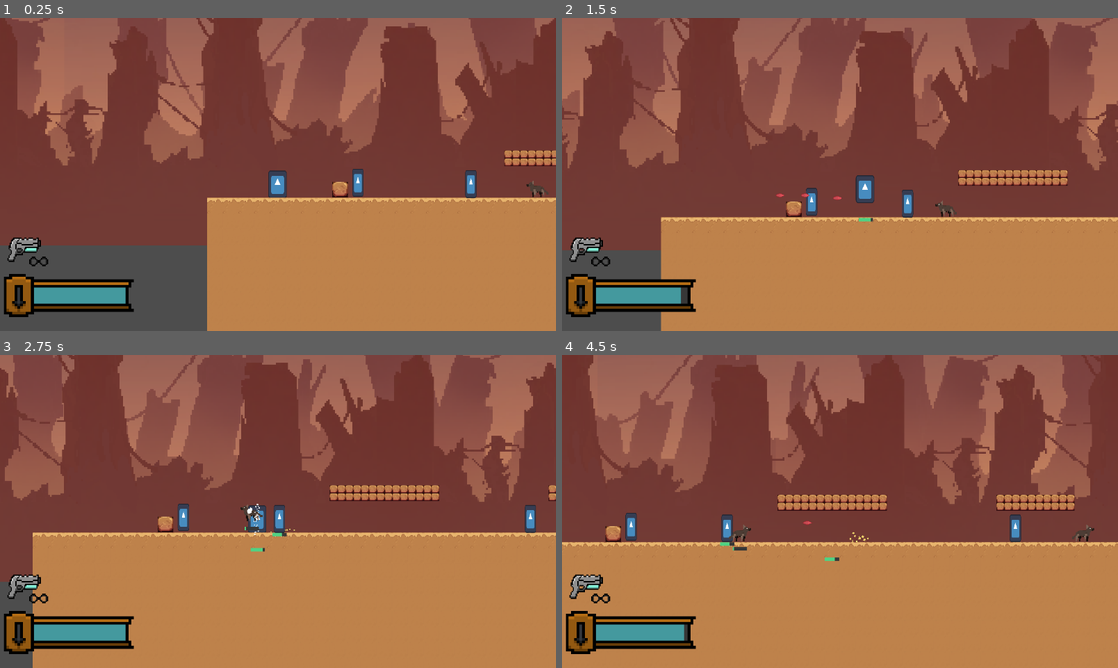
Above: before the commit, frames 1-4 (two rows, left to right).
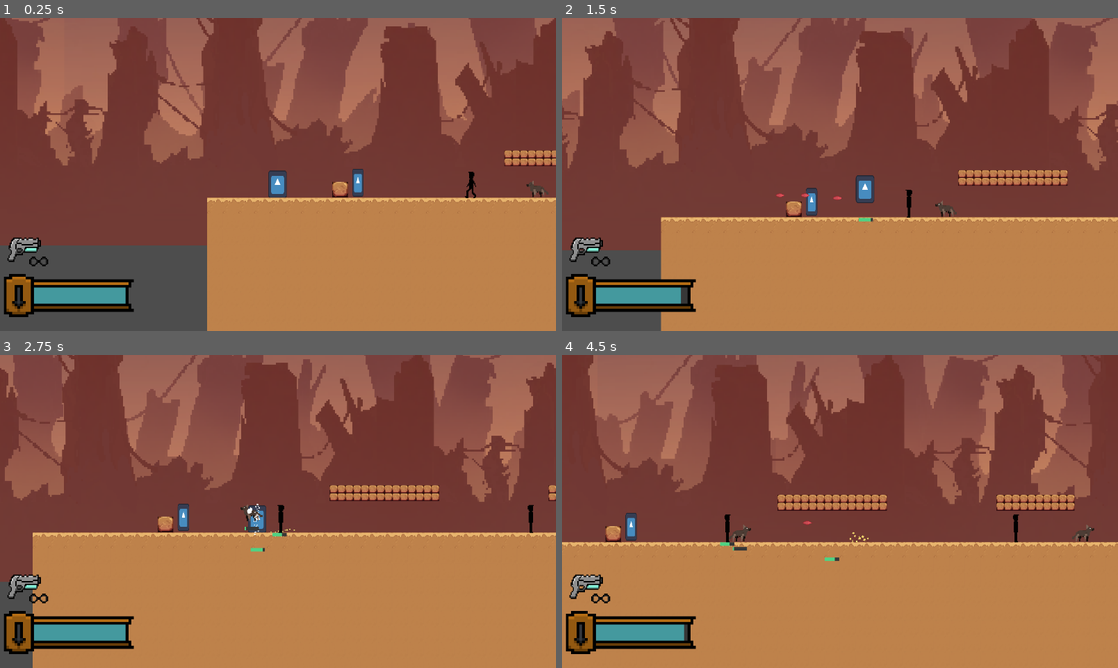
Above: after the commit, the same moments.

Repository: dzfrias/gladiator
Game: Godot game, scene res://scenes/level_playtest.tscn
Same seed, same stepped clock (60 frames per second), same inputs: the game is played once before the commit and once after it. This scene is started directly instead of the project's main scene. The engine's default icon, where the game draws it, is replaced by a stand-in: a white triangle on a blue panel in a dark square. Sound files missing from this copy of the repository are replaced by a short silence.
Inputs (mouse positions are in pixels of both pictures, inside the frame that each line leads up to):
- Up to frame 1 (0.25 s): no input
- Up to frame 2 (1.5 s): move the mouse to (962, 158) at 0.52 s; hold S (burrow) 0.53-1.28 s; hold D (right) from 0.53 s (still down); tap Space (jump) at 0.77, 1.07 s; move the mouse to (728, 190) at 1.27 s; tap Shift (fallthrough) at 1.35 s
- Up to frame 3 (2.75 s): tap Space (jump) at 1.52, 1.82 s; move the mouse to (333, 442) at 2.02 s; release D (right) at 2.03 s; press the mouse at (333, 442) at 2.03 s; hold A (left) from 2.03 s (still down)
- Up to frame 4 (4.5 s): move the mouse to (812, 574) at 2.77 s; release A (left) at 2.78 s; release the mouse at (812, 574) at 2.78 s; hold D (right) 2.78-4.28 s; tap I (interact) at 2.85 s; tap Space (jump) at 3.02, 3.32, 3.77, 4.07 s; move the mouse to (1006, 558) at 3.52 s; hold Q (toggle_alt) 3.53-4.28 s; move the mouse to (673, 464) at 4.27 s; hold A (left) from 4.28 s (still down); tap S (burrow) at 4.35 s

The runs differ from the first frame. In frame 1, 0.2% of the frame differs, in the area x 83-86%, y 48-58%; in frame 2, 0.2%; in frame 3, 0.4%; in frame 4, 0.4%, in the area x 28-83%, y 50-60%.

Commit message:
add animations to ranged enemy

Diff:
--- a/scenes/shooter.tscn
+++ b/scenes/shooter.tscn
@@ -1,15 +1,99 @@
-[gd_scene load_steps=15 format=3 uid="uid://b8sfq85fv1ul4"]
+[gd_scene load_steps=28 format=3 uid="uid://b8sfq85fv1ul4"]
 
 [ext_resource type="Script" path="res://scripts/enemies/shooter.gd" id="1_a5ml5"]
 [ext_resource type="PackedScene" uid="uid://b1ft1sjche2hl" path="res://scenes/shooter_projectile.tscn" id="2_5g1nj"]
-[ext_resource type="Texture2D" uid="uid://dccns2r7l5dx3" path="res://assets/icon.svg" id="2_y4oe8"]
 [ext_resource type="Script" path="res://scripts/health.gd" id="3_arjap"]
+[ext_resource type="Texture2D" uid="uid://xjtn8nlrk00x" path="res://assets/Art/enemy_walk_spritesheet.png" id="3_of8la"]
 [ext_resource type="PackedScene" uid="uid://ch01mb13w86qc" path="res://scenes/particles/impact_particles.tscn" id="3_qpshq"]
+[ext_resource type="Texture2D" uid="uid://dtqibqr63q0r2" path="res://assets/Art/shooter_idle.png" id="3_voear"]
+[ext_resource type="Texture2D" uid="uid://pg03u11dtteq" path="res://assets/Art/shooter_attacking_spritesheet.png" id="3_x6enn"]
+[ext_resource type="Script" path="res://scripts/enemies/shooter_animations.gd" id="5_cynpy"]
 [ext_resource type="Script" path="res://scripts/player/weapon.gd" id="5_rapbo"]
 [ext_resource type="Script" path="res://scripts/direction.gd" id="5_x6nd1"]
 [ext_resource type="Resource" uid="uid://cm6ckunk22kfc" path="res://resources/shooter.tres" id="6_cglso"]
 [ext_resource type="Script" path="res://scripts/ui/health_bar_creator.gd" id="9_iylj5"]
 [ext_resource type="Script" path="res://scripts/platform_detection.gd" id="10_0f2bf"]
+
+[sub_resource type="AtlasTexture" id="AtlasTexture_perck"]
+atlas = ExtResource("3_voear")
+region = Rect2(0, 0, 32, 32)
+
+[sub_resource type="AtlasTexture" id="AtlasTexture_cvcl7"]
+atlas = ExtResource("3_x6enn")
+region = Rect2(0, 0, 32, 32)
+
+[sub_resource type="AtlasTexture" id="AtlasTexture_ve4ly"]
+atlas = ExtResource("3_x6enn")
+region = Rect2(32, 0, 32, 32)
+
+[sub_resource type="AtlasTexture" id="AtlasTexture_d7dd3"]
+atlas = ExtResource("3_of8la")
+region = Rect2(0, 0, 32, 32)
+
+[sub_resource type="AtlasTexture" id="AtlasTexture_x4gqw"]
+atlas = ExtResource("3_of8la")
+region = Rect2(32, 0, 32, 32)
+
+[sub_resource type="AtlasTexture" id="AtlasTexture_b12kn"]
+atlas = ExtResource("3_of8la")
+region = Rect2(64, 0, 32, 32)
+
+[sub_resource type="AtlasTexture" id="AtlasTexture_470ng"]
+atlas = ExtResource("3_of8la")
+region = Rect2(96, 0, 32, 32)
+
+[sub_resource type="AtlasTexture" id="AtlasTexture_r21po"]
+atlas = ExtResource("3_of8la")
+region = Rect2(128, 0, 32, 32)
+
+[sub_resource type="AtlasTexture" id="AtlasTexture_w5gha"]
+atlas = ExtResource("3_of8la")
+region = Rect2(160, 0, 32, 32)
+
+[sub_resource type="SpriteFrames" id="SpriteFrames_62hpk"]
+animations = [{
+"frames": [{
+"duration": 1.0,
+"texture": SubResource("AtlasTexture_perck")
+}],
+"loop": true,
+"name": &"idle",
+"speed": 5.0
+}, {
+"frames": [{
+"duration": 1.0,
+"texture": SubResource("AtlasTexture_cvcl7")
+}, {
+"duration": 1.0,
+"texture": SubResource("AtlasTexture_ve4ly")
+}],
+"loop": true,
+"name": &"shoot",
+"speed": 5.0
+}, {
+"frames": [{
+"duration": 1.0,
+"texture": SubResource("AtlasTexture_d7dd3")
+}, {
+"duration": 1.0,
+"texture": SubResource("AtlasTexture_x4gqw")
+}, {
+"duration": 1.0,
+"texture": SubResource("AtlasTexture_b12kn")
+}, {
+"duration": 1.0,
+"texture": SubResource("AtlasTexture_470ng")
+}, {
+"duration": 1.0,
+"texture": SubResource("AtlasTexture_r21po")
+}, {
+"duration": 1.0,
+"texture": SubResource("AtlasTexture_w5gha")
+}],
+"loop": true,
+"name": &"walk",
+"speed": 4.0
+}]
 
 [sub_resource type="RectangleShape2D" id="RectangleShape2D_d8kds"]
 size = Vector2(24, 62)
@@ -34,14 +118,17 @@
 jump_follow_cooldown = 1.0
 impact_particle_prefab = ExtResource("3_qpshq")
 
+[node name="AnimatedSprite2D" type="AnimatedSprite2D" parent="." node_paths=PackedStringArray("shooter")]
+position = Vector2(2, 0)
+scale = Vector2(2.0625, 2.0625)
+sprite_frames = SubResource("SpriteFrames_62hpk")
+animation = &"idle"
+script = ExtResource("5_cynpy")
+shooter = NodePath("..")
+
 [node name="CollisionShape2D" type="CollisionShape2D" parent="."]
 position = Vector2(-0.00800037, 1)
 shape = SubResource("RectangleShape2D_d8kds")
-
-[node name="Sprite2D" type="Sprite2D" parent="."]
-position = Vector2(-0.00800037, 1)
-scale = Vector2(0.203, 0.499)
-texture = ExtResource("2_y4oe8")
 
 [node name="DetectionZone" type="Area2D" parent="."]
 visible = false
--- a/scripts/enemies/shooter.gd
+++ b/scripts/enemies/shooter.gd
@@ -4,9 +4,11 @@
 
 func _attack() -> void:
 	_state = State.ATTACKING
+	on_state_changed.emit(_state)
 	while $Weapon.ammo > 0:
 		await $Weapon.fire($Direction)
 	_state = State.TRACKING
+	on_state_changed.emit(_state)
 	await $Weapon.reload()
 
 func _can_attack() -> bool:
--- /dev/null
+++ b/scripts/enemies/shooter_animations.gd
@@ -0,0 +1,26 @@
+extends AnimatedSprite2D
+
+@export var shooter: Shooter
+var is_tracking = true
+
+func _ready() -> void:
+	shooter.on_state_changed.connect(_on_state_changed)
+
+func _process(delta: float) -> void:
+	flip_h = get_node("../Direction").scalar == 1
+	if is_tracking:
+		if abs(shooter.velocity.x) > 0:
+			play("walk")
+		else:
+			play("idle")
+
+func _on_state_changed(state):
+	if state == FollowEnemy.State.TRACKING:
+		play("walk")
+		is_tracking = true
+	elif state == FollowEnemy.State.ATTACKING:
+		play("shoot")
+		is_tracking = false
+	else:
+		play("idle")
+		is_tracking = false
--- a/scripts/follow_enemy.gd
+++ b/scripts/follow_enemy.gd
@@ -22,6 +22,7 @@
 var _right_ray: RayCast2D
 
 signal hit_floor
+signal on_state_changed(state)
 
 enum State {
 	IDLE,
@@ -112,6 +113,7 @@
 	_tracking = Player.Instance
 	if _state == State.IDLE:
 		_state = State.TRACKING
+		on_state_changed.emit(_state)
 	if depth > 0:
 		for body in $NotifyZone.get_overlapping_bodies():
 			body.notify(depth - 1)
@@ -119,12 +121,15 @@
 func make_tired(duration: float) -> void:
 	var previous_state := _state
 	_state = State.TIRED
+	on_state_changed.emit(_state)
 	await get_tree().create_timer(duration).timeout
 	assert(_state == State.TIRED)
 	_state = previous_state
+	on_state_changed.emit(_state)
 
 func _patrol() -> void:
 	_state = State.IDLE
+	on_state_changed.emit(_state)
 	patrol_speed = 0.0
 	var wait_time := randf_range(0.0, initial_patrol_wait_max)
 	await get_tree().create_timer(wait_time).timeout
Binary file added: assets/Art/enemy_walk_spritesheet.png
Not shown, added: assets/Art/enemy_walk_spritesheet.png.import
Binary file added: assets/Art/shooter_attacking_spritesheet.png
Not shown, added: assets/Art/shooter_attacking_spritesheet.png.import
Binary file added: assets/Art/shooter_idle.png
Not shown, added: assets/Art/shooter_idle.png.import
